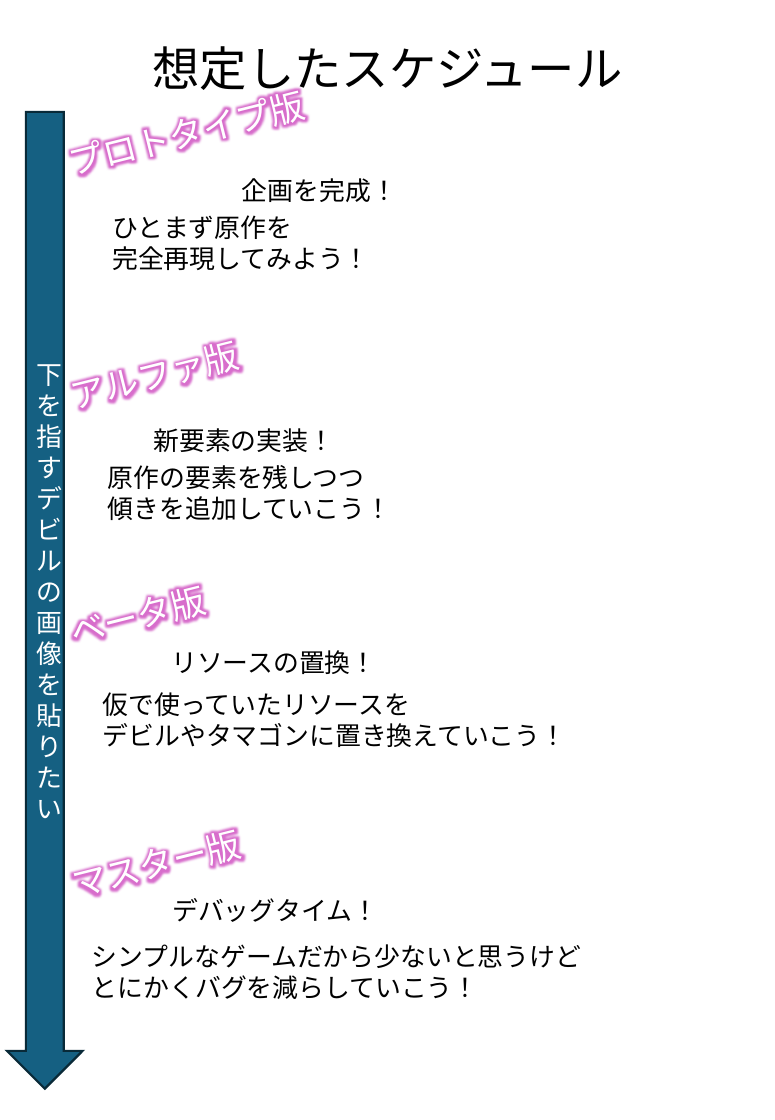
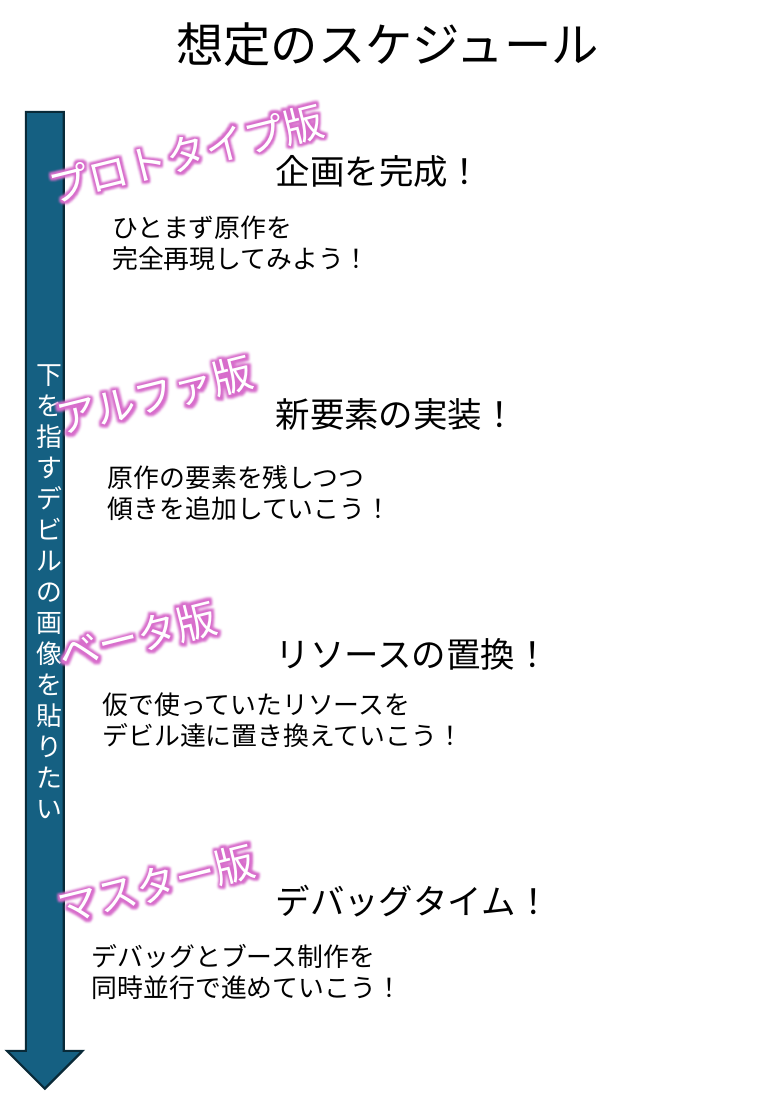
Before and after one commit to TomoyaKanazaki/Graduation, a slide deck: slide 8 of 99_pranning/卒プレアーカイブ.pptx. Drawn at 775x1120 pixels with LibreOffice and Linux fonts; fonts in the diff are those of the drawing; background and template pictures are left out. Boxes give left, top, right and bottom in pixels: in the first picture for what was removed or moved away, otherwise in the second. Text is boxed around its words. In the diff, an @@ line names an element or a change of style, - is before the commit and + after.

Commit message:
スケジュール大体完成

```diff
--- a/99_pranning/卒プレアーカイブ.pptx
+++ b/99_pranning/卒プレアーカイブ.pptx
@@ text at <box>176,22,599,66</box>: text changed; font Lato to Noto Sans CJK JP @@
-想定したスケジュール
+想定のスケジュール
@@ text "プロトタイプ版": place and size @@
-text "プロトタイプ版" at <box>73,99,273,385</box>
+text "プロトタイプ版" at <box>92,113,287,895</box>
@@ down arrow "下を指すデビルの画像を貼りたい" at <box>7,112,83,1088</box>: font Lato to Noto Sans CJK JP @@
@@ text "企画を完成！": place and size @@
-text "企画を完成！" at <box>242,178,397,202</box>
+text "企画を完成！" at <box>276,155,483,187</box>
@@ text "アルファ版": place and size @@
-text "アルファ版" at <box>36,374,207,629</box>
+text "アルファ版" at <box>100,376,219,652</box>
@@ size 18 to 24 pt, font Lato to Noto Sans CJK JP in 4 elements at <box>276,155,483,187</box>, <box>276,884,551,917</box>, <box>276,638,550,670</box>, <box>276,398,517,430</box> @@
@@ text "新要素の実装！": place and size @@
-text "新要素の実装！" at <box>153,428,334,452</box>
+text "新要素の実装！" at <box>276,398,517,430</box>
@@ text "ベータ版": place and size @@
-text "ベータ版" at <box>74,612,209,884</box>
+text "ベータ版" at <box>63,620,180,933</box>
@@ text "リソースの置換！": place and size @@
-text "リソースの置換！" at <box>171,650,376,674</box>
+text "リソースの置換！" at <box>276,638,550,670</box>
@@ text at <box>103,723,463,747</box>: text changed; font Lato to Noto Sans CJK JP @@
-デビルやタマゴンに置き換えていこう！
+デビル達に置き換えていこう！
@@ size 24 to 28 pt in 4 elements at <box>63,620,180,933</box>, <box>92,113,287,895</box>, <box>100,376,219,652</box>, <box>63,864,180,933</box> @@
@@ text "マスター版": place and size @@
-text "マスター版" at <box>76,857,581,968</box>
+text "マスター版" at <box>63,864,180,933</box>
@@ text "デバッグタイム！": place and size @@
-text "デバッグタイム！" at <box>172,898,378,922</box>
+text "デバッグタイム！" at <box>276,884,551,917</box>
@@ text at <box>92,944,402,999</box>: text changed; font Lato to Noto Sans CJK JP @@
-シンプルなゲームだから少ないと思うけど
-とにかくバグを減らしていこう！
+デバッグとブース制作を
+同時並行で進めていこう！
```
Also in this commit, not shown: 1 other slide changed, 1 other file.
